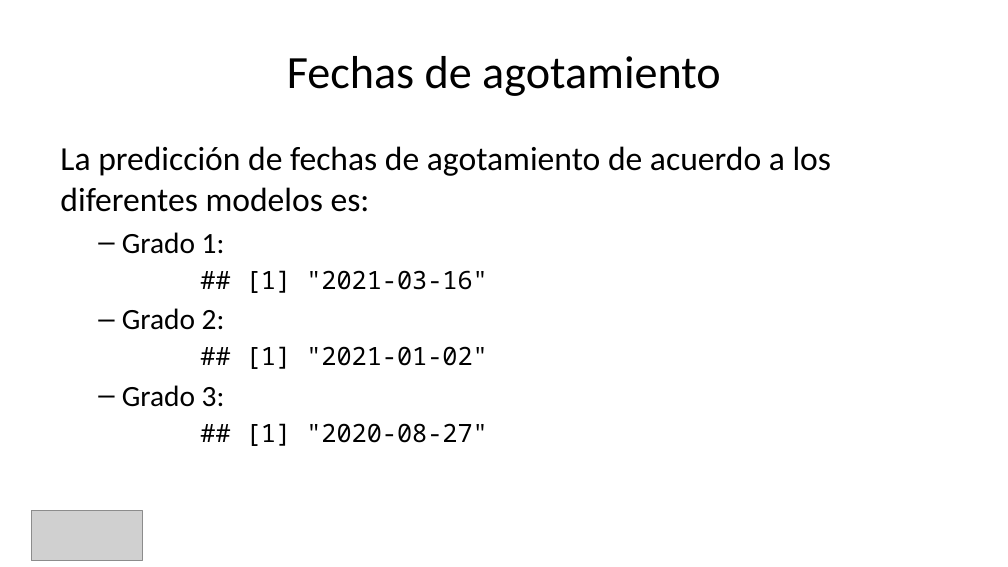
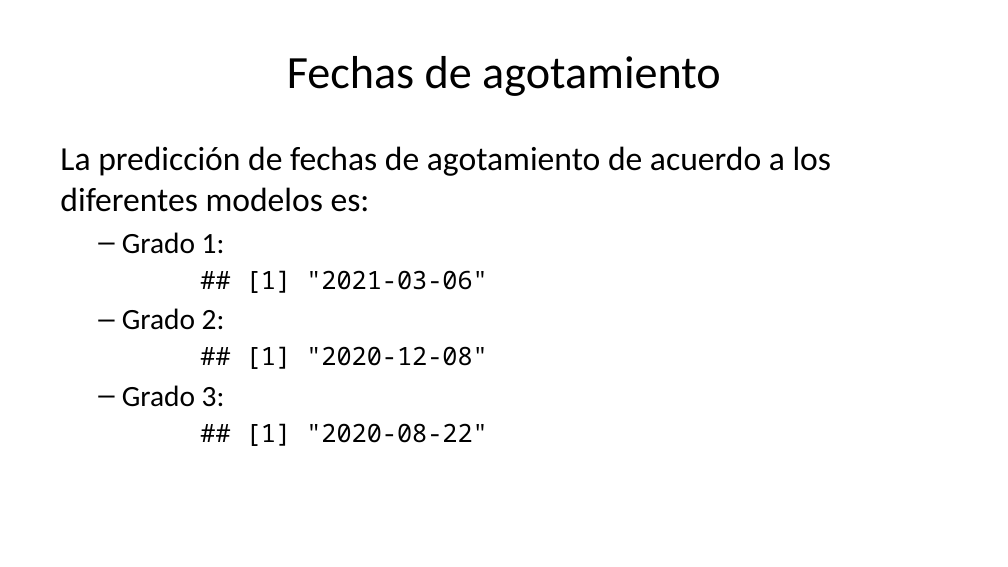
Before and after one commit to cm2c-internet-measurements/internet-data-models-and-viz, a slide deck: slide 9 of lacnic-ipv4-fase3-model/LACNIC_IPv4_F3_Report_v3.pptx. Drawn at 1008x567 pixels with LibreOffice and Linux fonts; fonts in the diff are those of the drawing; grey boxes stand for pictures; background and template pictures are left out. Boxes give left, top, right and bottom in pixels: in the first picture for what was removed or moved away, otherwise in the second. Text is boxed around its words. In the diff, an @@ line names an element or a change of style, - is before the commit and + after.

```diff
--- a/lacnic-ipv4-fase3-model/LACNIC_IPv4_F3_Report_v3.pptx
+++ b/lacnic-ipv4-fase3-model/LACNIC_IPv4_F3_Report_v3.pptx
@@ text at box(246, 270, 487, 293): text changed @@
-## [1] "2021-03-16"
+## [1] "2021-03-06"
@@ text at box(246, 346, 487, 369): text changed @@
-## [1] "2021-01-02"
+## [1] "2020-12-08"
@@ text at box(246, 423, 487, 446): text changed @@
-## [1] "2020-08-27"
+## [1] "2020-08-22"
@@ picture removed at box(31, 510, 142, 560) @@
```
Also in this commit, not shown: 7 other slides changed, 4 other files.
